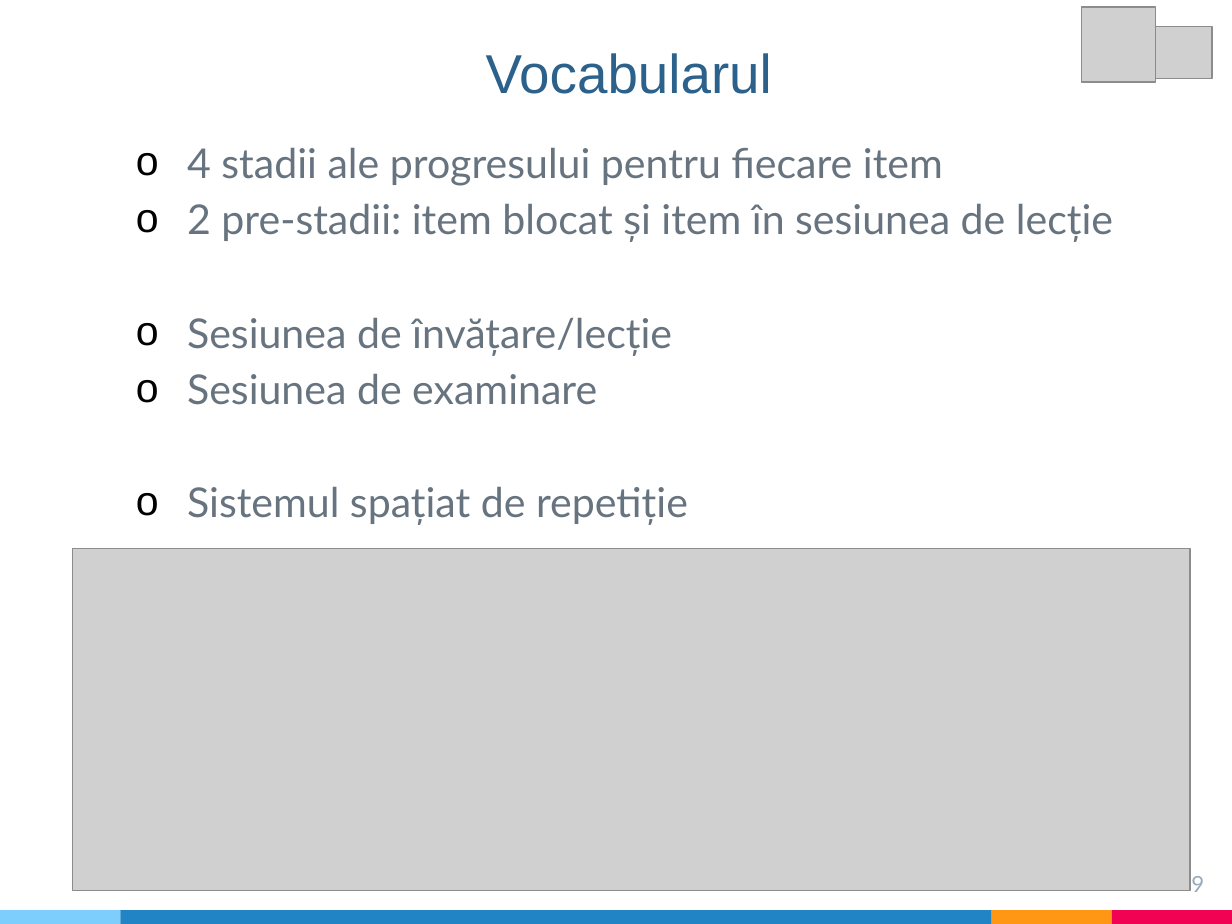
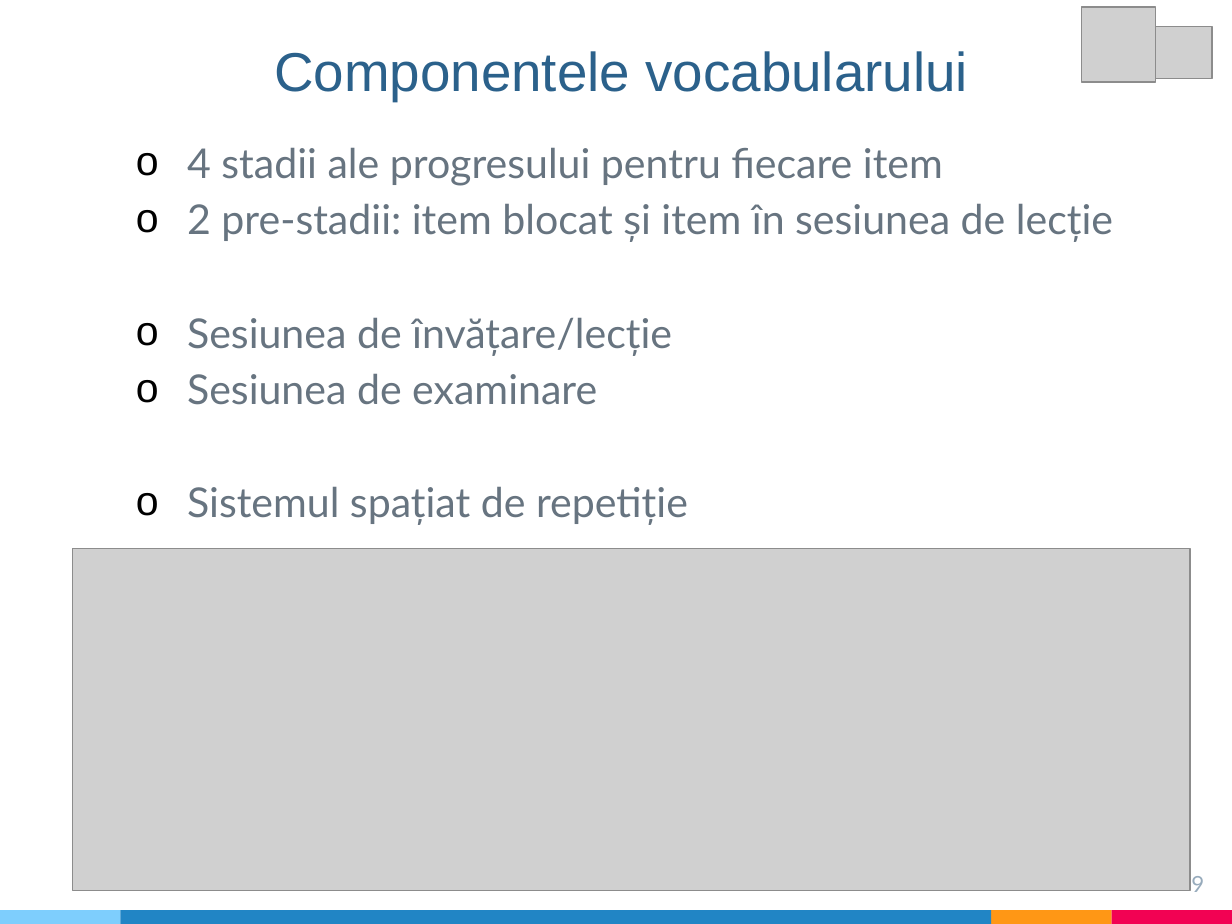
Before and after one commit to TrifanTamara/Foxy, a slide deck: slide 9 of Documentation/Prezentare.pptx. Drawn at 1232x924 pixels with LibreOffice and Linux fonts; fonts in the diff are those of the drawing; grey boxes stand for pictures. Boxes give left, top, right and bottom in pixels: in the first picture for what was removed or moved away, otherwise in the second. Text is boxed around its words. In the diff, an @@ line names an element or a change of style, - is before the commit and + after.

```diff
--- a/Documentation/Prezentare.pptx
+++ b/Documentation/Prezentare.pptx
@@ text at (274,51,968,101): text changed @@
-Vocabularul
+Componentele vocabularului
```
Also in this commit, not shown: 3 other slides changed, 1 other file.
